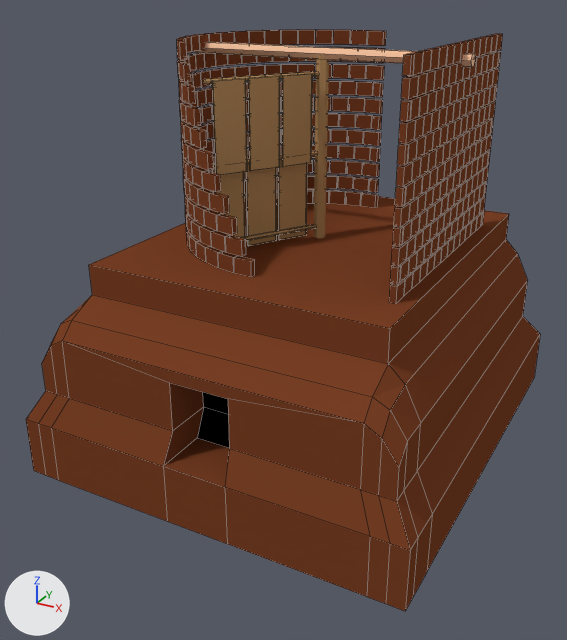
The Blender file WindGame/Assets/Blender/persianturbine.blend: old version first, new version second.
The view is the same before and after, from a camera (50 mm lens) standing at (11.42, -23.32, 12.24) and looking at (-0.39, -1.85, 1.5). The lights are fixed; the arrows at lower left show +X, +Y and +Z. Mesh edges are drawn as thin lines on the coarser meshes.

The first picture shows 'Cube', 'Cube.001', 'TurbineHolder', 'axis', 'blade'.
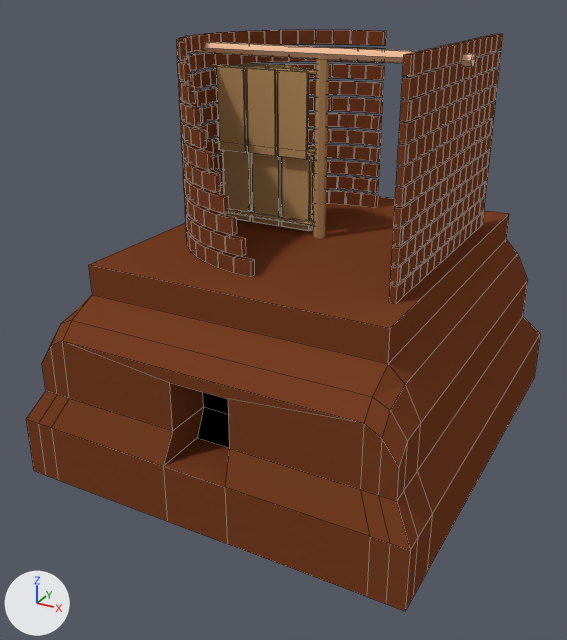
Commit message: Added a curved blade

Boxes [x1, y1, x2, y2] around the edits, measured in the pictures (567 x 640 px):
'blade', mesh turned: before [204, 71, 319, 246]; after [212, 65, 316, 231]
'curvedblade', added: after [229, 64, 316, 231]

What changed in the scene script:
```text
Change me_cylinder_002:
    where me_cylinder_002.from_pydata(...)  # 84 vertices, 60 faces; spans x -2.13..-0.02, y -3.61..-0.12, z 4.1..9.46
    used by ob_blade; location = (0.0, 0.0, 0.0)
    me_cylinder_002 part 1: the whole mesh is turned -60 degrees about the z axis through the mesh origin
Add me_cylinder_002_1:
    me_cylinder_002_1.from_pydata(...)  # 174 vertices, 150 faces; spans x -3.75..-0.17, y -0.06..1.1, z 4.1..9.46
    me_cylinder_002_1.materials.append(mat_woodmat)  # orange #bd9463
Add ob_curvedblade:
    ob_curvedblade = bpy.data.objects.new('curvedblade', me_cylinder_002_1)
    ob_curvedblade.location = (0.0, 0.0, 0.0)
```
